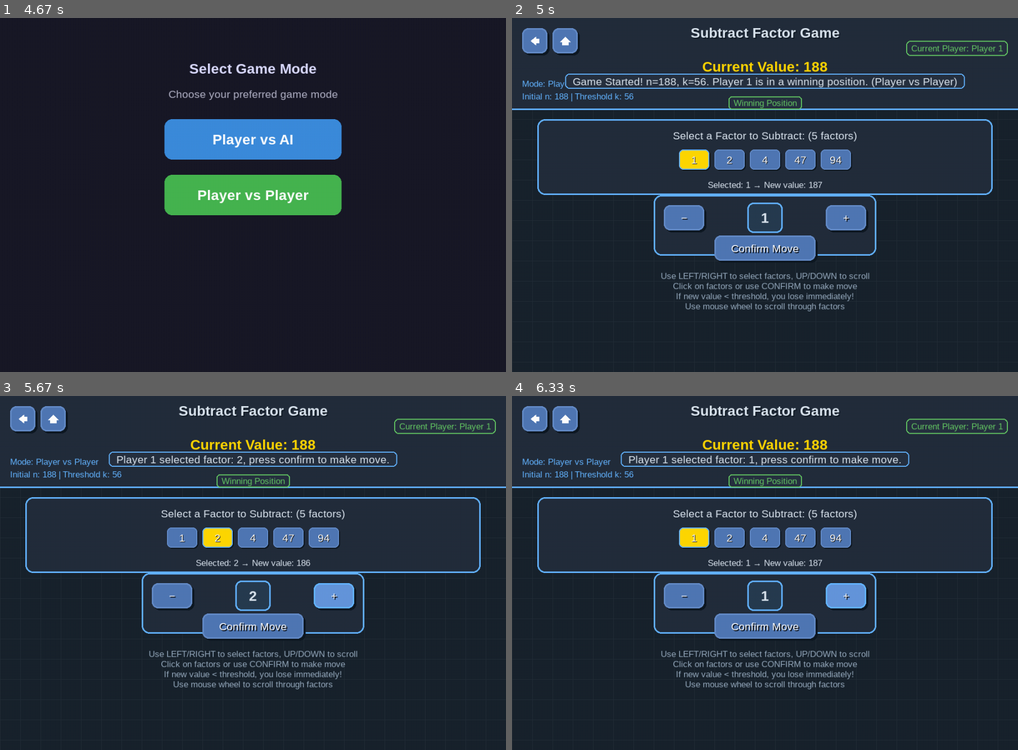
Above: before the commit, frames 1-4 (two rows, left to right).
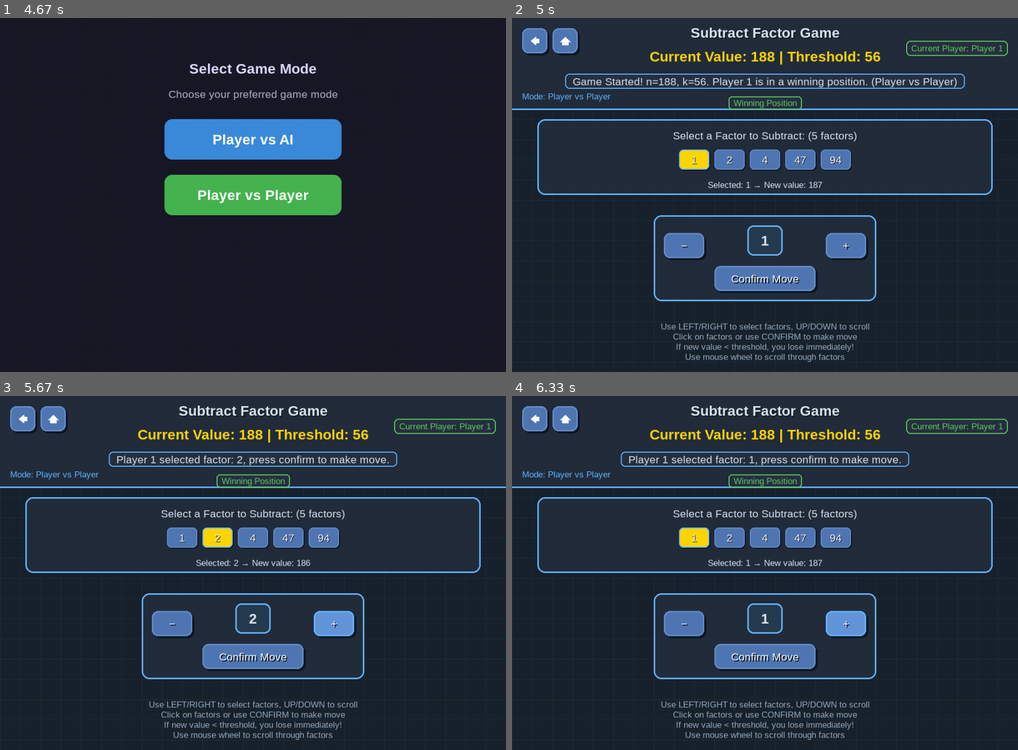
Above: after the commit, the same moments.

Repository: JieteXue/ICG-Games
Game: pygame game, started from Nice/main.py
The game is run twice, just before and just after one commit, with the same random seed, the same clock (stepped at 60 frames per second) and the same inputs.
Inputs (mouse positions are in pixels of both pictures, inside the frame that each line leads up to):
- Up to frame 1 (4.67 s): click "Card Nim Game" at 0.38 s; click "Player vs Player" at 0.72 s; hold Right 1-1.47 s; click "3" at 1.57 s; hold Up 1.83-2.13 s; hold Right 2.17-2.63 s; hold Left 2.67-3.2 s; tap Enter at 3.23 s; click (50, 39) at 3.63 s; click "i" at 3.95 s; click "Players: 1-2" at 4.28 s; click "Subtract Factor Game" at 4.62 s
- Up to frame 2 (5 s): click "Player vs Player" at 4.95 s
- Up to frame 3 (5.67 s): click "+" at 5.3 s; hold Down from 5.57 s (still down)
- Up to frame 4 (6.33 s): release Down at 5.87 s; hold Left 5.9-6.3 s

Frame 1 is identical in both runs. In frame 2, 9.5% of the frame differs, in the area x 2-73%, y 9-98%; in frame 3, 9.5%; in frame 4, 9.5%.

Commit message:
fix part of display problem

Diff:
--- a/Nice/src/games/subtract_factor/ui.py
+++ b/Nice/src/games/subtract_factor/ui.py
@@ -50,8 +50,8 @@
         mode_info = self.font_manager.small.render(mode_text, True, ACCENT_COLOR)
         params_info = self.font_manager.small.render(params_text, True, ACCENT_COLOR)
 
-        self.screen.blit(mode_info, (20, 120))
-        self.screen.blit(params_info, (20, 145))
+        self.screen.blit(mode_info, (20, 145))
+        # self.screen.blit(params_info, (20, 145))
 
         # Current player info with highlight
         player_colors = {
@@ -74,8 +74,8 @@
         self.screen.blit(player_text, (SCREEN_WIDTH - player_text.get_width() - 30, 50))
 
         # Current value display
-        value_text = self.font_manager.large.render(f"Current Value: {game_logic.current_value}", True, HIGHLIGHT_COLOR)
-        self.screen.blit(value_text, (SCREEN_WIDTH//2 - value_text.get_width()//2, 80))
+        value_text = self.font_manager.large.render(f"Current Value: {game_logic.current_value} | Threshold: {game_logic.threshold_k}", True, HIGHLIGHT_COLOR)
+        self.screen.blit(value_text, (SCREEN_WIDTH//2 - value_text.get_width()//2, 60))
 
         # Current message with background - with text wrapping
         message_color = (WIN_COLOR if game_logic.game_over and game_logic.winner == "Player 1"
@@ -161,23 +161,23 @@
         control_x = (SCREEN_WIDTH - control_width) // 2
 
         # Draw control panel background
-        control_bg = pygame.Rect(control_x - 20, control_y - 20, control_width + 40, 120)
+        control_bg = pygame.Rect(control_x - 20, control_y + 20, control_width + 40, 170)
         pygame.draw.rect(self.screen, (35, 45, 60), control_bg, border_radius=15)
         pygame.draw.rect(self.screen, ACCENT_COLOR, control_bg, 3, border_radius=15)
 
         # Draw selected factor display
         factor_display = str(game_logic.selected_factor) if game_logic.selected_factor > 0 else "-"
         factor_text = self.font_manager.large.render(factor_display, True, TEXT_COLOR)
-        factor_bg = pygame.Rect(control_x + control_width//2 - 35, control_y-5, 70, 60)
+        factor_bg = pygame.Rect(control_x + control_width//2 - 35, control_y+40, 70, 60)
         pygame.draw.rect(self.screen, (40, 60, 80), factor_bg, border_radius=12)
         pygame.draw.rect(self.screen, ACCENT_COLOR, factor_bg, 3, border_radius=12)
         self.screen.blit(factor_text,
                         (control_x + control_width//2 - factor_text.get_width()//2,
-                         control_y + 25 - factor_text.get_height()//2))
+                         control_y + 70 - factor_text.get_height()//2))
 
     def draw_hints(self):
         """Draw operation hints"""
-        hint_y = 500
+        hint_y = 600
         hints = [
             "Use LEFT/RIGHT to select factors, UP/DOWN to scroll",
             "Click on factors or use CONFIRM to make move",
@@ -201,10 +201,10 @@
         nav_button_size = 50
 
         buttons = {
-            "minus": Button(control_x, control_y, number_button_width, number_button_height, "−", self.font_manager),
-            "plus": Button(control_x + control_width - number_button_width, control_y, number_button_width, number_button_height, "+", self.font_manager),
-            "confirm": Button(control_x + 100, control_y + 60, 200, 50, "Confirm Move", self.font_manager),
-            "restart": Button(SCREEN_WIDTH//2 - 120, 450, 240, 60, "New Game", self.font_manager),
+            "minus": Button(control_x, control_y + 55, number_button_width, number_button_height, "−", self.font_manager),
+            "plus": Button(control_x + control_width - number_button_width, control_y +55 , number_button_width, number_button_height, "+", self.font_manager),
+            "confirm": Button(control_x + 100, control_y + 120, 200, 50, "Confirm Move", self.font_manager),
+            "restart": Button(SCREEN_WIDTH//2 - 120, 550, 240, 60, "New Game", self.font_manager),
             "back": Button(20, 20, nav_button_size, nav_button_size, "", self.font_manager, icon='back'),
             "home": Button(20 + nav_button_size + 10, 20, nav_button_size, nav_button_size, "", self.font_manager, icon='home')
         }
